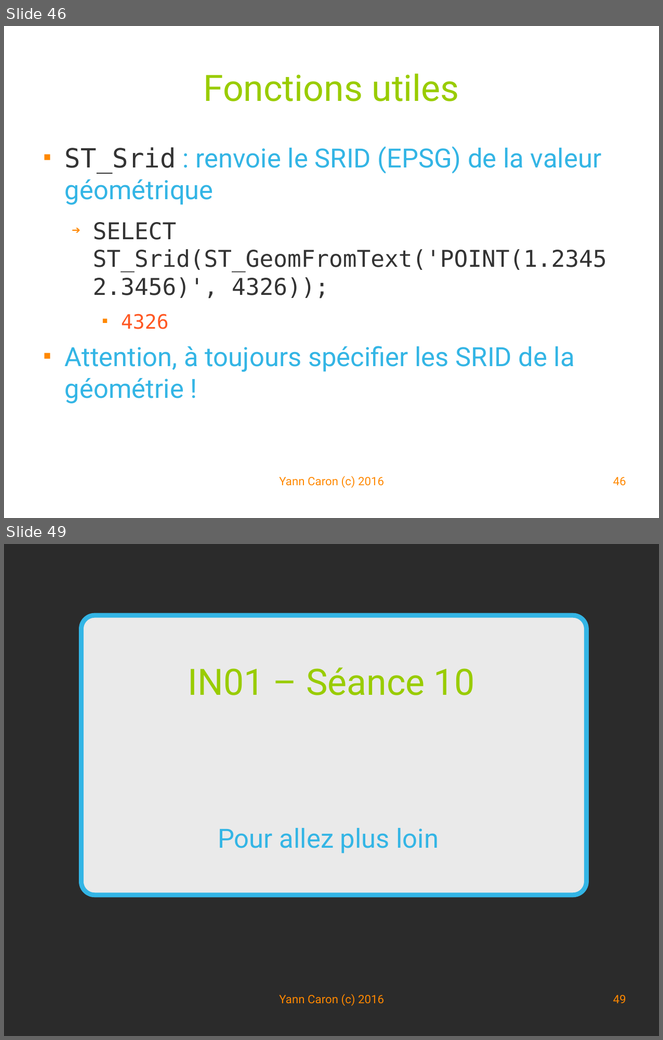
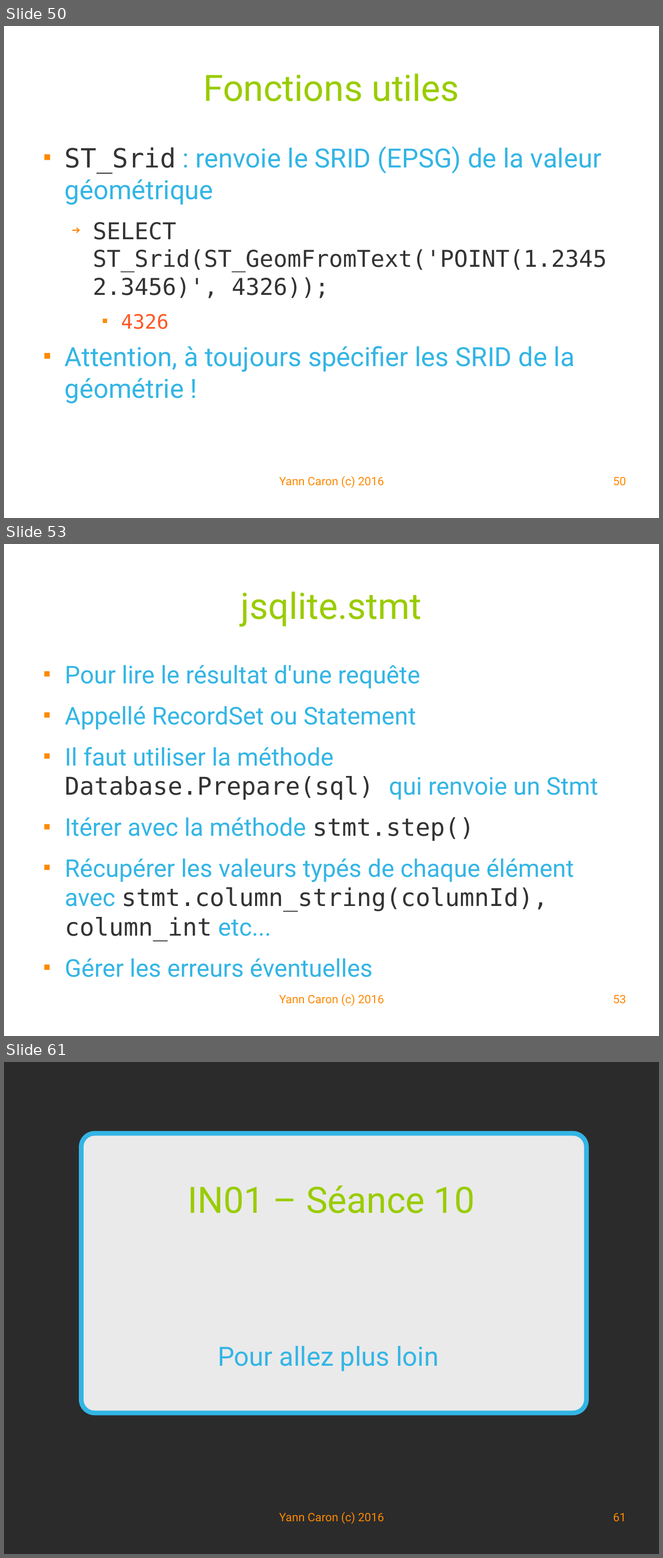
Before and after one commit to YannCaron/Android-ENSG, a slide deck: 10 - Spatialite.odp. Shown one above the other, each under a label of ours: slides 46 and 49 before the commit, slides 50, 53 and 61 after it; the slides between them are not shown. The pictures are 663x1040 and 663x1558 pixels, drawn with LibreOffice and Linux fonts; fonts in the diff are those of the drawing; background and template pictures are left out; a plain dark background stands for a picture behind light text. Boxes give left, top, right and bottom in pixels: in the first picture for what was removed or moved away, otherwise in the second. Text is boxed around its words. In the diff, an @@ line names an element or a change of style, - is before the commit and + after.

```diff
--- a/10 - Spatialite.odp
+++ b/10 - Spatialite.odp
@@ slide 53 added at [4, 544, 659, 1036], background #FFFFFF @@
@@ title added at [241, 591, 422, 627], 44 pt, text #99CC00 @@
+jsqlite.stmt
@@ text added at [65, 665, 598, 941], 29.6 pt, text #33B5E5 @@
+■ Pour lire le résultat d'une requête
+■ Appellé RecordSet ou Statement
+■ Il faut utiliser la méthode Database.Prepare(sql) qui renvoie un Stmt
+■ Itérer avec la méthode stmt.step()
+■ Récupérer les valeurs typés de chaque élément avec stmt.column_string(columnId), column_int etc...
+■ Gérer les erreurs éventuelles
@@ text added at [279, 994, 384, 1006], 14 pt, text #FF8800 @@
+Yann Caron (c) 2016
@@ page number added at [613, 995, 626, 1004], 14 pt, text #FF8800 @@
+53
@@ what was slide 46 is now slide 50 @@
@@ page number at [613, 477, 626, 486]: text changed @@
-46
+50
@@ what was slide 49 is now slide 61 @@
@@ page number at [613, 1513, 626, 1521]: text changed @@
-49
+61
```
Also in this commit, not shown: 7 slides changed, 11 other slides added, 1 other file.
